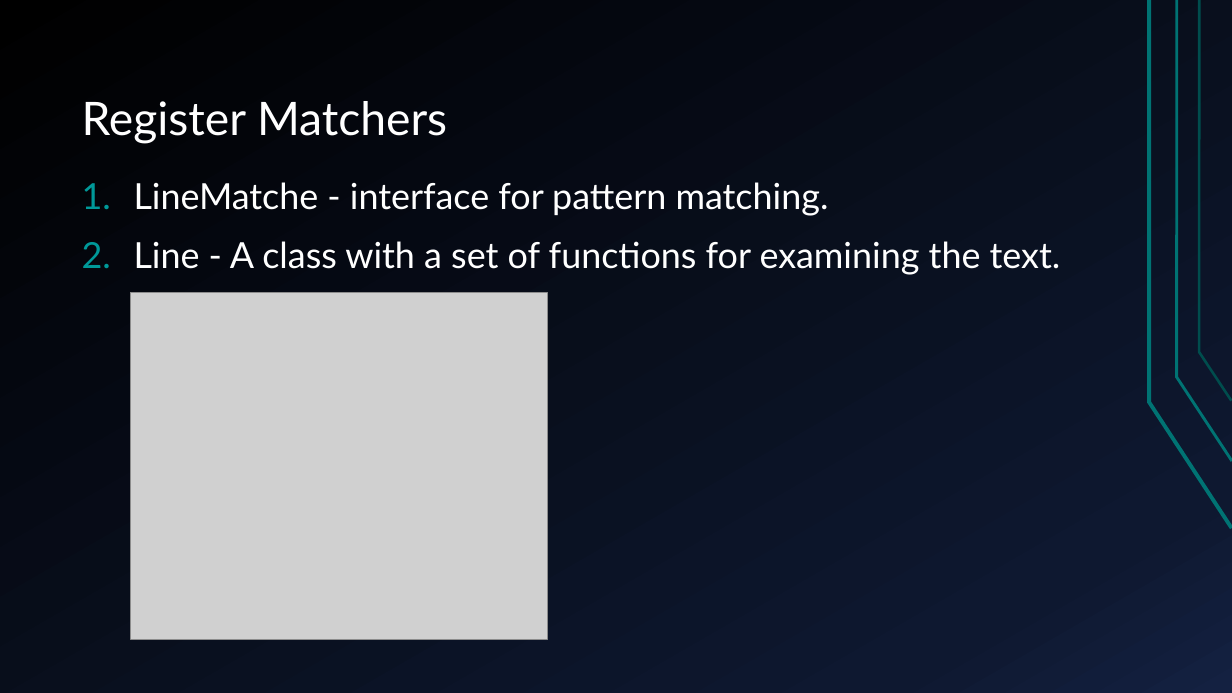
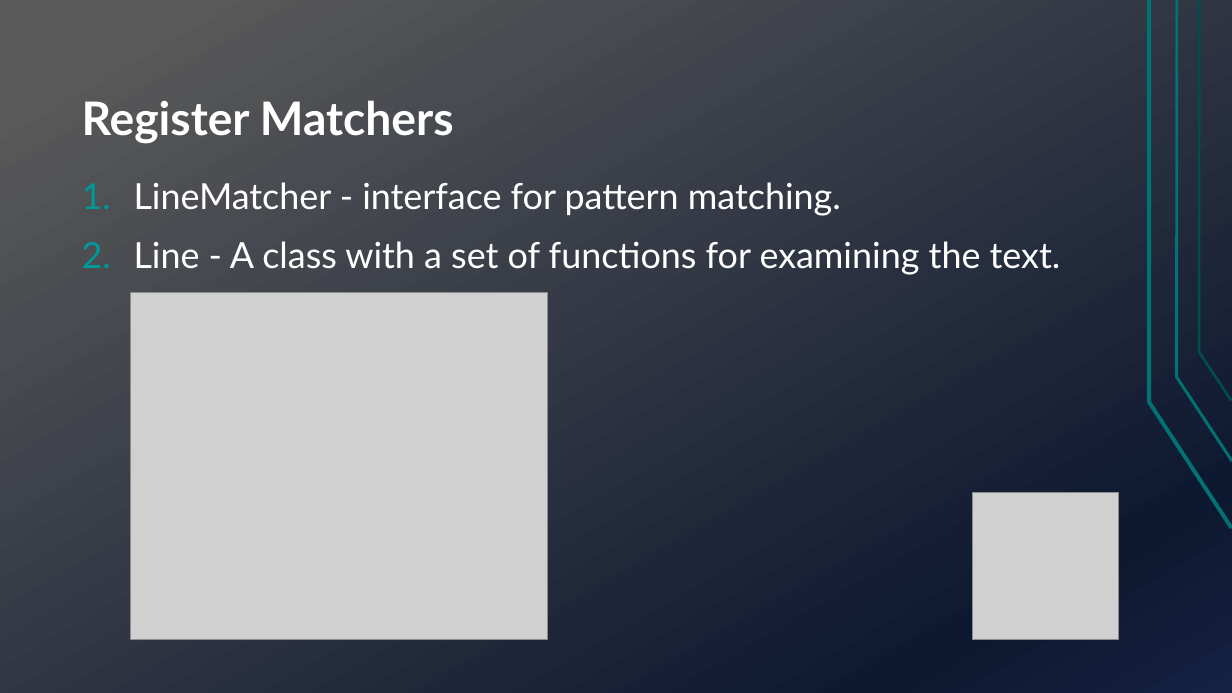
Before and after one commit to TechnionTDK/jbs-text2json, a slide deck: slide 4 of Text2Json.pptx. Drawn at 1232x693 pixels with LibreOffice and Linux fonts; fonts in the diff are those of the drawing; grey boxes stand for pictures. Boxes give left, top, right and bottom in pixels: in the first picture for what was removed or moved away, otherwise in the second. Text is boxed around its words. In the diff, an @@ line names an element or a change of style, - is before the commit and + after.

```diff
--- a/Text2Json.pptx
+++ b/Text2Json.pptx
@@ background gradient #000000 to #0F1931 to #142242 to gradient #595959 to #0F1931 to #142242 @@
@@ title "Register Matchers" at [82,100,454,144]: bold on @@
@@ text at [134,182,841,216]: text changed @@
-1. LineMatche - interface for pattern matching.
+1. LineMatcher - interface for pattern matching.
@@ picture added at [972,493,1118,639] @@
```
Also in this commit, not shown: 9 other slides changed, 4 slides added.
